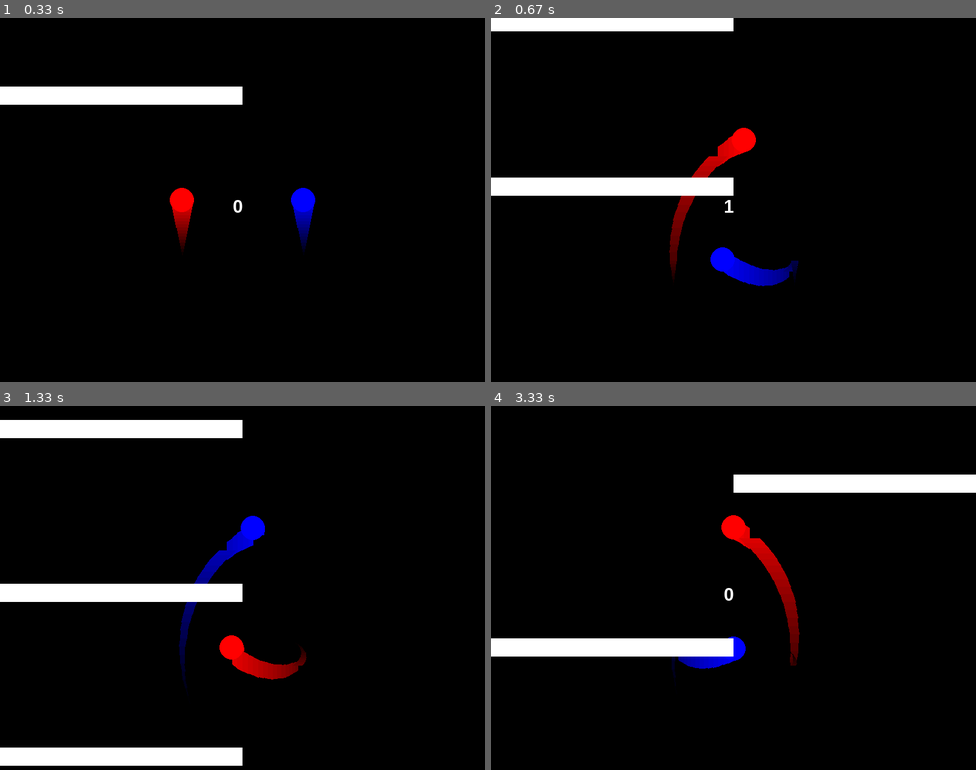
Above: before the commit, frames 1-4 (two rows, left to right).
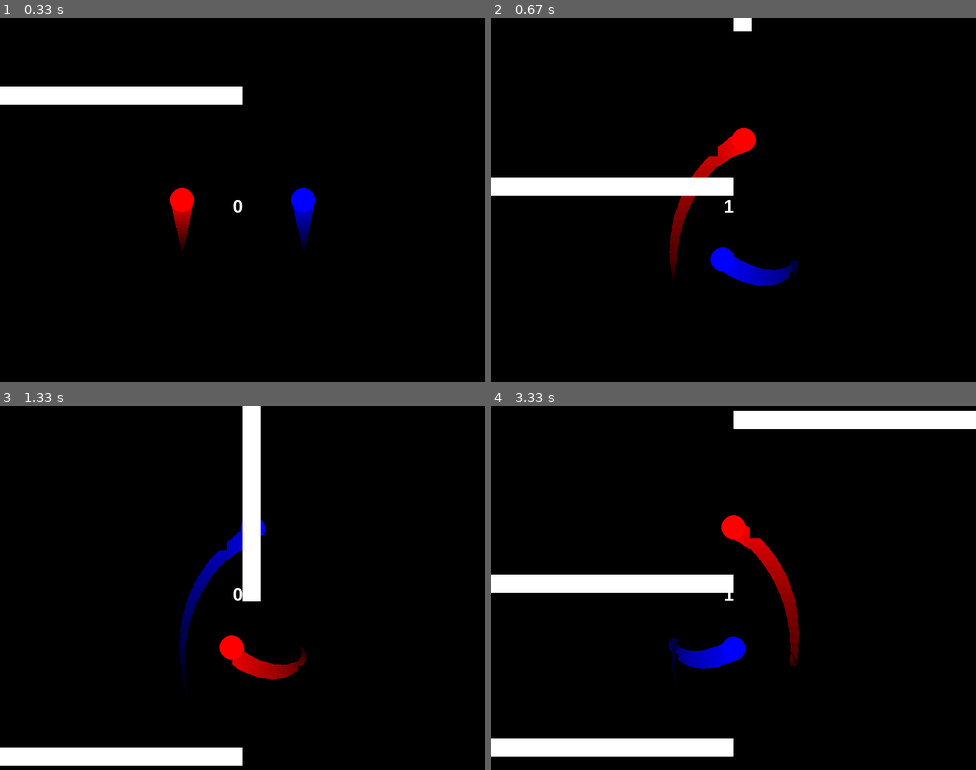
Above: after the commit, the same moments.

Repository: ycarowwww/atividades_backend_ifrn
Game: pygame game, started from 1Ano/JogoFimDeAno/duet.py
Two runs of this game, one before a commit and one after it. Both use one fixed random seed, a clock stepped at 60 frames per second and the inputs below.
Inputs:
- Up to frame 1 (0.33 s): no input
- Up to frame 2 (0.67 s): hold D from 0.33 s (still down)
- Up to frame 3 (1.33 s): release D at 0.8 s; hold D 0.83-1.3 s
- Up to frame 4 (3.33 s): hold A 1.33-1.87 s; hold A 1.9-2.3 s; hold D 2.33-2.97 s; hold A from 3 s (still down)

Frame 1 is identical in both runs. In frame 2, 2.0% of the frame differs, in the area x 0-54%, y 0-4%; in frame 3, 7.0%; in frame 4, 13%, in the area x 0-100%, y 1-97%.

Commit message:
Obstáculo Vertical Adicionado
Novo tipo de Obstáculo adicionado (vertical).

Diff:
--- a/1Ano/JogoFimDeAno/duet.py
+++ b/1Ano/JogoFimDeAno/duet.py
@@ -1,7 +1,7 @@
 import pygame as pg
 import pygame.freetype
 from math import cos, sin, radians
-from random import choice
+from random import choice, randint
 
 pg.init()
 
@@ -65,7 +65,7 @@
         self.size = size
         self.color = color
         self.hitbox_rect = pg.Rect(self.position[0], self.position[1], self.size[0], self.size[1])
-        self.speed = (240 + self.size[1]) / 36 # 200 (bigger" circle's radius) + 40 (balls' radois) + self.size = total height / time (180º / 5º)
+        self.speed = 270 / 36 # 200 (bigger" circle's radius) + 40 (balls' radois) + self.size = total height / time (180º / 5º) | Formula Temporary Removed
 
     def movement_bottom(self) -> None:
         self.position[1] += self.speed
@@ -79,8 +79,7 @@
 
 player_angle: int = 0
 OBSTACLE_SIZE: int = 30
-possible_obstacles_x: list[int] = [0, SCREEN_CENTER[0]]
-obstacles_list: list[Obstacle] = [Obstacle([choice(possible_obstacles_x), -OBSTACLE_SIZE], COLORS["WHITE"], [SCREEN_SIZE[0]//2, OBSTACLE_SIZE])]
+obstacles_list: list[Obstacle] = [Obstacle([0, -OBSTACLE_SIZE], COLORS["WHITE"], [SCREEN_SIZE[0]//2, OBSTACLE_SIZE])]
 GAME_FONT: pygame.freetype.Font = pygame.freetype.SysFont("Arial", 30, True, False)
 punctuation: int = 0
 
@@ -101,6 +100,7 @@
     for rect in obstacles_list:
         rect.movement_bottom()
         rect.draw(screen)
+
         if rect.hitbox_rect.collidelist([player1.hitbox_rect, player2.hitbox_rect]) != -1:
             punctuation = 0
 
@@ -108,7 +108,16 @@
         obstacles_list.pop(0)
 
     if len([rect for rect in obstacles_list if rect.position[1] >= 240]) - len(obstacles_list) >= 0:
-        obstacles_list.append(Obstacle([choice(possible_obstacles_x), -OBSTACLE_SIZE], COLORS["WHITE"], [SCREEN_SIZE[0]//2, OBSTACLE_SIZE]))
+        rnd_num: int = randint(1, 3)
+
+        match rnd_num:
+            case 1:
+                obstacles_list.append(Obstacle([0, -OBSTACLE_SIZE], COLORS["WHITE"], [SCREEN_SIZE[0]//2, OBSTACLE_SIZE]))
+            case 2:
+                obstacles_list.append(Obstacle([SCREEN_CENTER[0], -OBSTACLE_SIZE], COLORS["WHITE"], [SCREEN_SIZE[0]//2, OBSTACLE_SIZE]))
+            case 3:
+                obstacles_list.append(Obstacle([SCREEN_CENTER[0], -SCREEN_CENTER[0]], COLORS["WHITE"], [OBSTACLE_SIZE, SCREEN_SIZE[0]//2]))
+
         punctuation += 1
 
     GAME_FONT.render_to(screen, (SCREEN_SIZE[0]//2-15, SCREEN_SIZE[1]//2), f"{punctuation}", COLORS["WHITE"])
